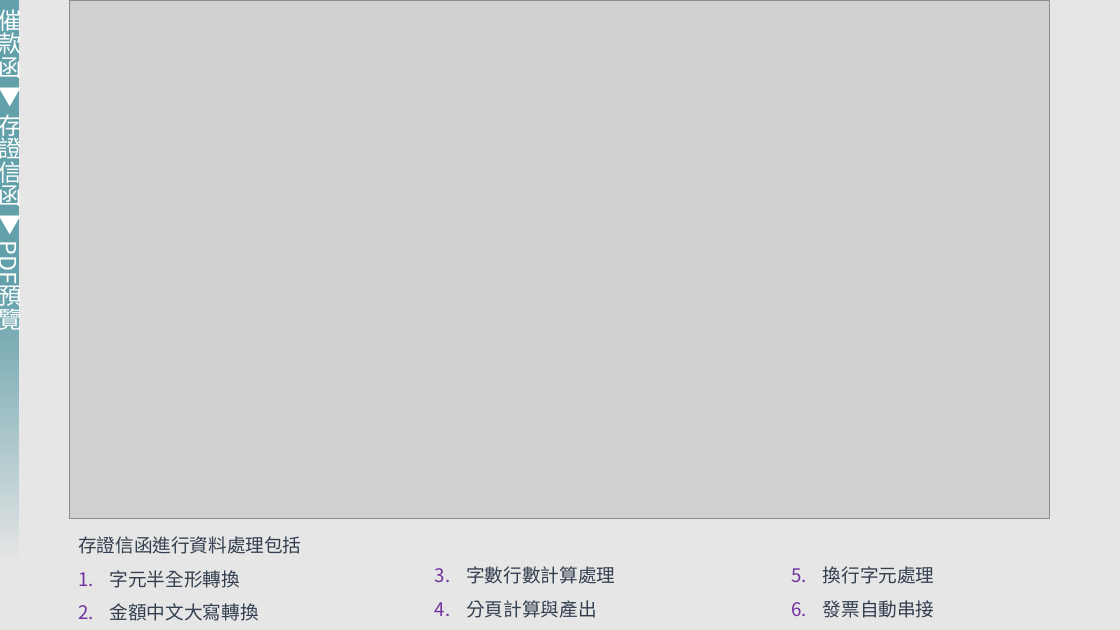
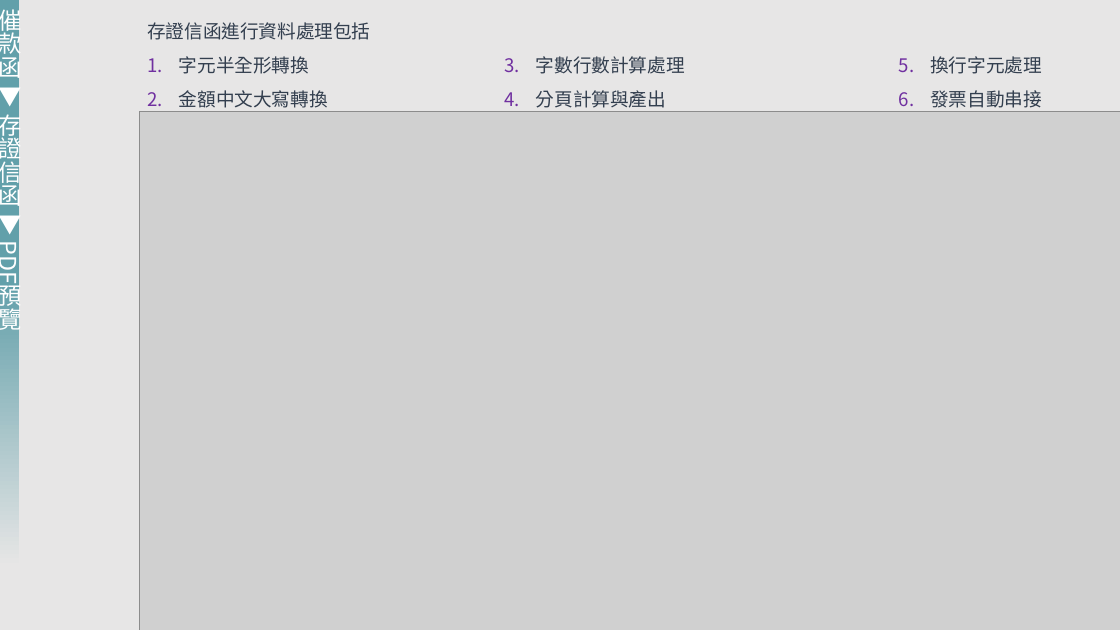
Before and after one commit to dpi627/SGS.LEGAL.DLS, a slide deck: slide 28 of Doc/系統文件/SD/UserManual/UserManual.pptx. Drawn at 1120x630 pixels with LibreOffice and Linux fonts; fonts in the diff are those of the drawing; grey boxes stand for pictures. Boxes give left, top, right and bottom in pixels: in the first picture for what was removed or moved away, otherwise in the second. Text is boxed around its words. In the diff, an @@ line names an element or a change of style, - is before the commit and + after.

```diff
--- a/Doc/系統文件/SD/UserManual/UserManual.pptx
+++ b/Doc/系統文件/SD/UserManual/UserManual.pptx
@@ text "存證信函進行資料處理包括": place and size @@
-text "存證信函進行資料處理包括" at [78,536,301,621]
+text "存證信函進行資料處理包括" at [147,22,370,108]
@@ text "字數行數計算處理" rewrapped from [466,566,615,618] to [536,56,685,112] @@
@@ text "換行字元處理" rewrapped from [823,566,935,618] to [930,56,1042,112] @@
@@ picture: place and size @@
-picture at [69,0,1050,519]
+picture at [139,111,1120,630]
```
Also in this commit, not shown: 15 other slides changed, 1 other file.
